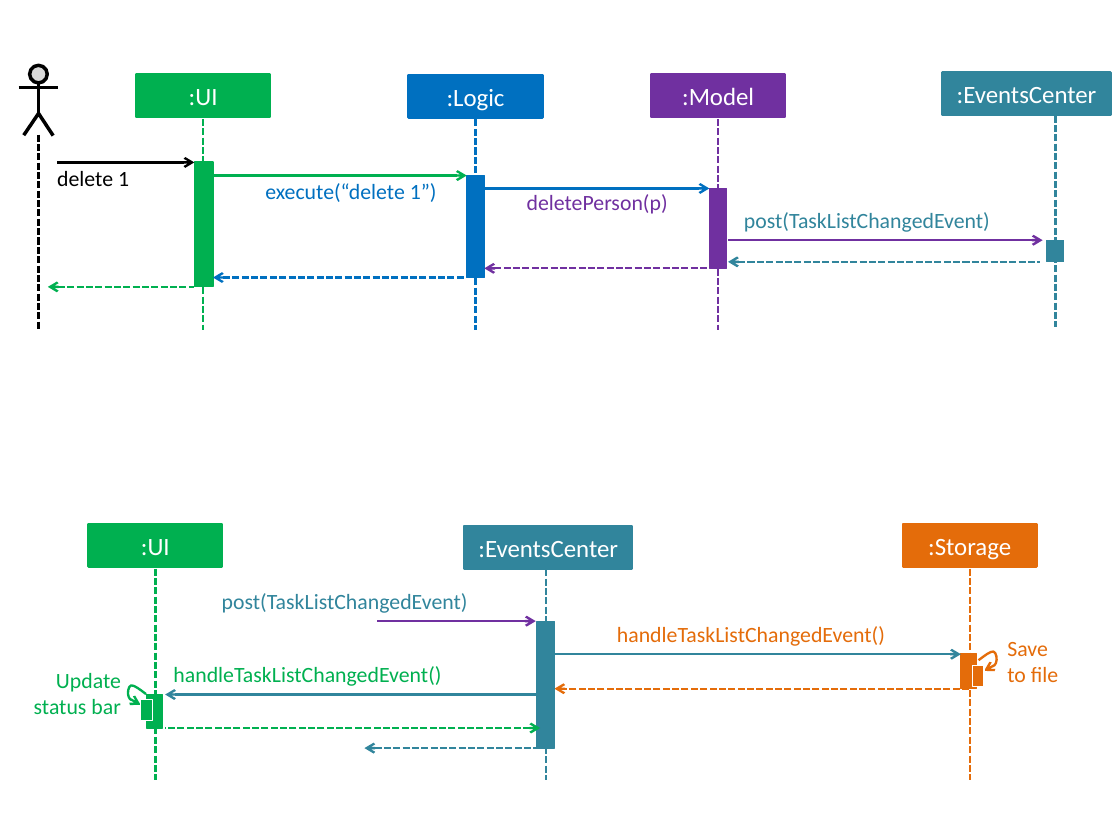
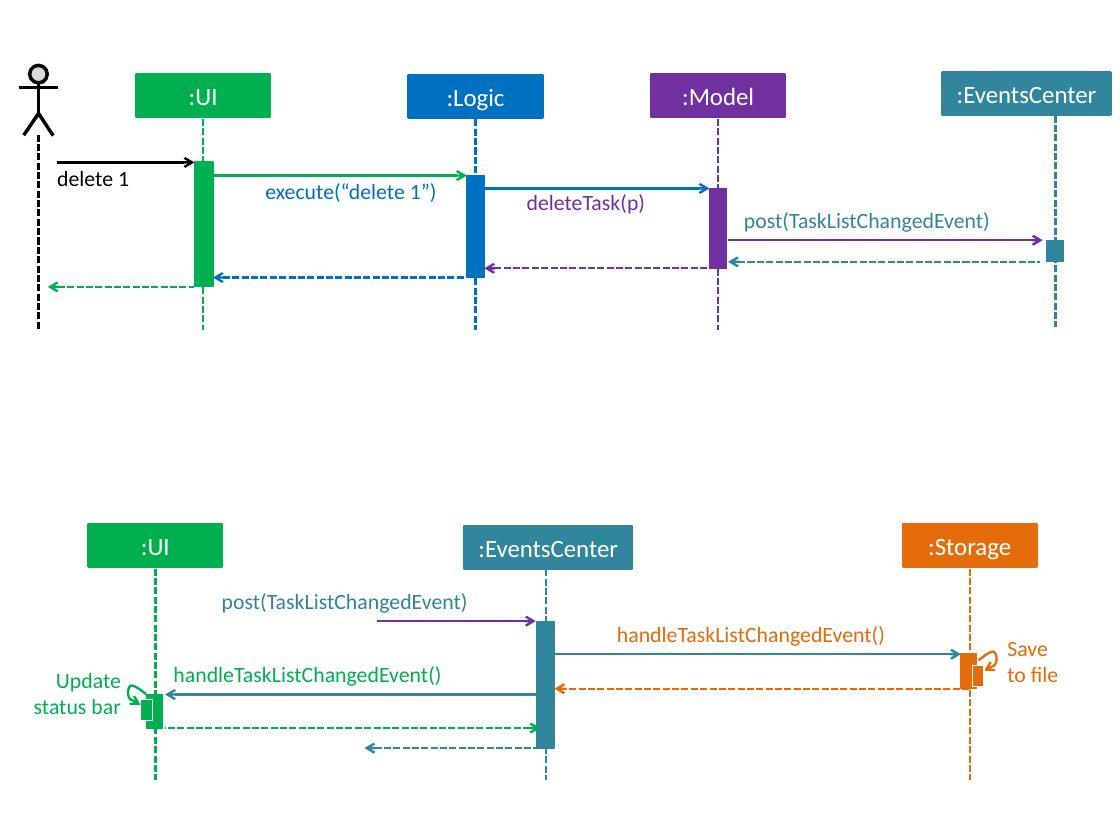
Before and after one commit to CS2103AUG2016-T09-C1/main, a slide deck: slide 3 of docs/diagrams/Diagrams.pptx. Drawn at 1120x840 pixels with LibreOffice and Linux fonts; fonts in the diff are those of the drawing. Boxes give left, top, right and bottom in pixels: in the first picture for what was removed or moved away, otherwise in the second. Text is boxed around its words. In the diff, an @@ line names an element or a change of style, - is before the commit and + after.

```diff
--- a/docs/diagrams/Diagrams.pptx
+++ b/docs/diagrams/Diagrams.pptx
@@ text at <box>527,194,645,214</box>: text changed @@
-deletePerson(p)
+deleteTask(p)
```
Also in this commit, not shown: 2 other slides changed, 8 other files.
